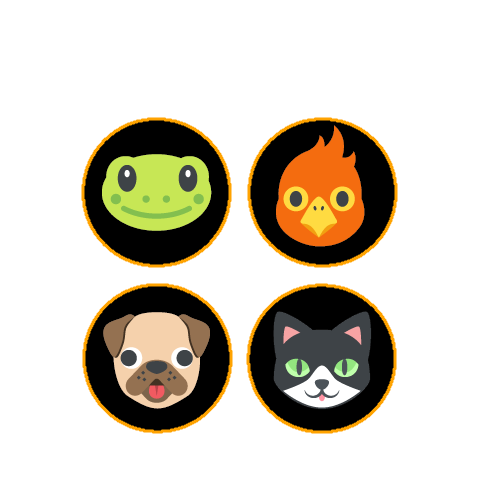
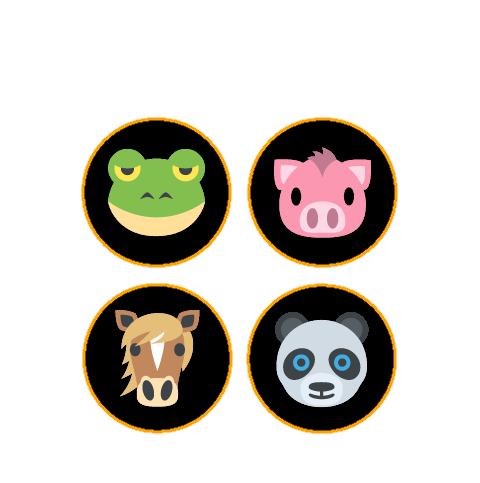
Layer changes from the first 480 × 483 image to the second:
hid "ui_app_design_chirpy_v4-08" over left=102, top=125, right=372, bottom=410
showed "Chirpy_UI_app_06_v1" over left=102, top=125, right=372, bottom=410
